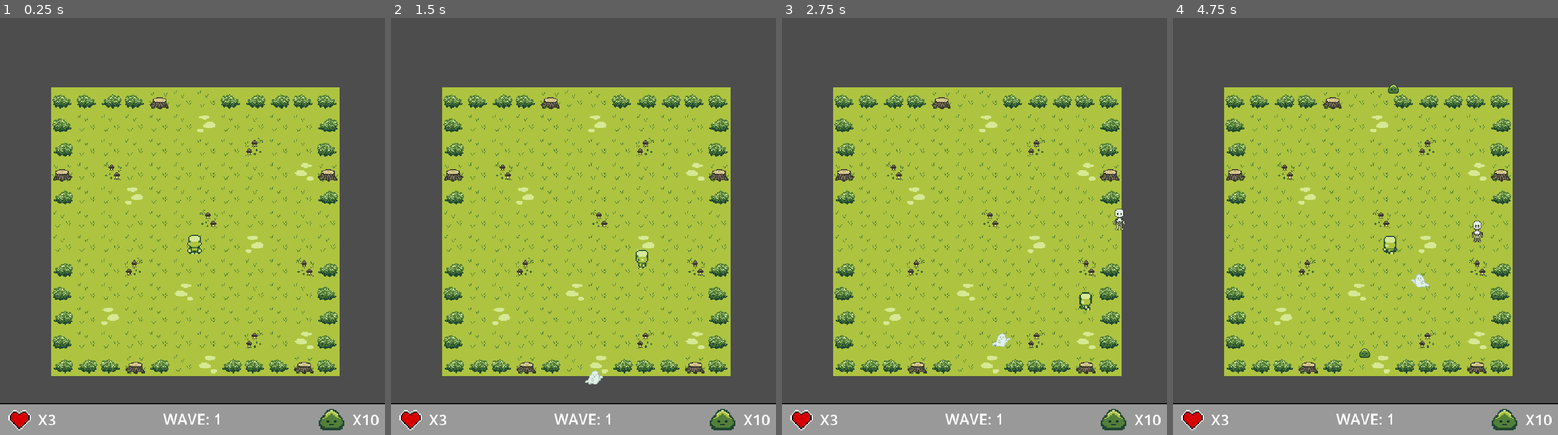
Above: before the commit, frames 1-4 (left to right).
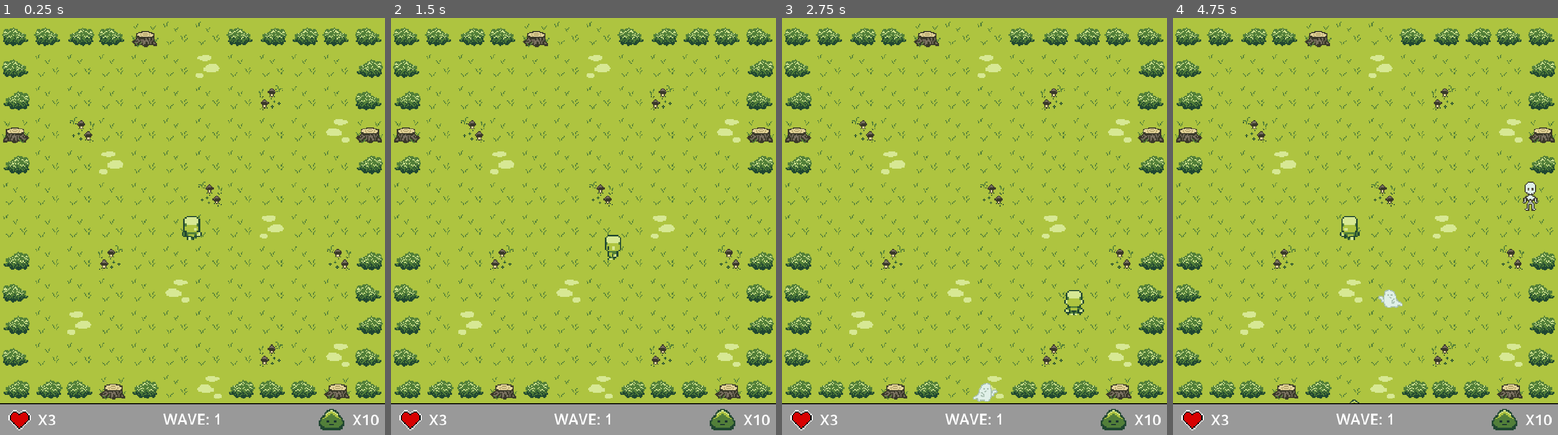
Above: after the commit, the same moments.

Repository: ZitronCrazy/circles-of-bullets
Game: Godot game, scene res://scenes/main.tscn
The game is run twice, just before and just after one commit, with the same random seed, the same clock (stepped at 60 frames per second) and the same inputs.
Inputs (mouse positions are in pixels of both pictures, inside the frame that each line leads up to):
- Up to frame 1 (0.25 s): no input
- Up to frame 2 (1.5 s): tap Enter at 0.5 s; move the mouse to (668, 205) at 0.52 s; hold D (right) 0.53-1.28 s; click (668, 205) at 0.67 s; move the mouse to (506, 247) at 1.27 s; hold S (down) from 1.28 s (still down)
- Up to frame 3 (2.75 s): move the mouse to (1013, 134) at 2.02 s; release S (down) at 2.03 s; hold D (right) from 2.03 s (still down)
- Up to frame 4 (4.75 s): move the mouse to (1346, 309) at 2.77 s; release D (right) at 2.78 s; hold W (up) 2.78-3.53 s; click (1346, 309) at 2.92 s; move the mouse to (1481, 289) at 3.52 s; hold A (left) from 3.53 s (still down); move the mouse to (1250, 163) at 4.27 s

The runs differ from the first frame. In frame 1, 49% of the frame differs, in the area x 0-100%, y 0-93%; in frame 2, 49%; in frame 3, 49%; in frame 4, 49%.

Commit message:
Game Over Scene

Diff:
--- /dev/null
+++ b/scenes/game_over/game_over.tscn
@@ -0,0 +1,94 @@
+[gd_scene format=3 uid="uid://devvf2k6ishho"]
+
+[sub_resource type="StyleBoxFlat" id="StyleBoxFlat_sg4lu"]
+bg_color = Color(0.09411765, 0.1882353, 0.1882353, 1)
+border_width_left = 2
+border_width_top = 2
+border_width_right = 2
+border_width_bottom = 2
+border_color = Color(0.95686275, 0.76862746, 0.1882353, 1)
+corner_radius_top_left = 5
+corner_radius_top_right = 5
+corner_radius_bottom_right = 5
+corner_radius_bottom_left = 5
+
+[sub_resource type="StyleBoxFlat" id="StyleBoxFlat_4djk1"]
+bg_color = Color(0.32156864, 0.49803922, 0.22352941, 1)
+
+[sub_resource type="StyleBoxFlat" id="StyleBoxFlat_gdtv0"]
+bg_color = Color(0.1254902, 0.27450982, 0.19215687, 1)
+
+[sub_resource type="StyleBoxFlat" id="StyleBoxFlat_gxsua"]
+bg_color = Color(0.68235296, 0.76862746, 0.2509804, 1)
+
+[node name="Game Over" type="CanvasLayer" unique_id=420417616]
+
+[node name="Panel" type="Panel" parent="." unique_id=321751918]
+anchors_preset = 8
+anchor_left = 0.5
+anchor_top = 0.5
+anchor_right = 0.5
+anchor_bottom = 0.5
+offset_left = -256.0
+offset_top = -100.0
+offset_right = 256.0
+offset_bottom = 100.0
+grow_horizontal = 2
+grow_vertical = 2
+theme_override_styles/panel = SubResource("StyleBoxFlat_sg4lu")
+
+[node name="GameOverLabel" type="Label" parent="." unique_id=1939304838]
+anchors_preset = 8
+anchor_left = 0.5
+anchor_top = 0.5
+anchor_right = 0.5
+anchor_bottom = 0.5
+offset_left = -86.0
+offset_top = -91.0
+offset_right = 86.0
+offset_bottom = -49.0
+grow_horizontal = 2
+grow_vertical = 2
+theme_override_colors/font_color = Color(0.95686275, 0.76862746, 0.1882353, 1)
+theme_override_font_sizes/font_size = 30
+text = "GAME OVER"
+horizontal_alignment = 1
+vertical_alignment = 1
+
+[node name="WavesSurvivedLabel" type="Label" parent="." unique_id=880549072]
+anchors_preset = 8
+anchor_left = 0.5
+anchor_top = 0.5
+anchor_right = 0.5
+anchor_bottom = 0.5
+offset_left = -76.0
+offset_top = -11.5
+offset_right = 76.0
+offset_bottom = 11.5
+grow_horizontal = 2
+grow_vertical = 2
+theme_override_colors/font_color = Color(0.95686275, 0.76862746, 0.1882353, 1)
+theme_override_font_sizes/font_size = 20
+text = "WAVES SURVIVED: 0"
+horizontal_alignment = 1
+vertical_alignment = 1
+
+[node name="Button" type="Button" parent="." unique_id=90144880]
+anchors_preset = 8
+anchor_left = 0.5
+anchor_top = 0.5
+anchor_right = 0.5
+anchor_bottom = 0.5
+offset_left = -75.0
+offset_top = 51.0
+offset_right = 75.0
+offset_bottom = 86.0
+grow_horizontal = 2
+grow_vertical = 2
+theme_override_colors/font_color = Color(0.95686275, 0.76862746, 0.1882353, 1)
+theme_override_colors/font_pressed_color = Color(0.52156866, 0.41568628, 0, 1)
+theme_override_colors/font_hover_color = Color(0.9882353, 0.92941177, 0.75686276, 1)
+theme_override_styles/normal = SubResource("StyleBoxFlat_4djk1")
+theme_override_styles/pressed = SubResource("StyleBoxFlat_gdtv0")
+theme_override_styles/hover = SubResource("StyleBoxFlat_gxsua")
+text = "RETRY?"
--- a/scenes/main.gd
+++ b/scenes/main.gd
@@ -1,7 +1,11 @@
 extends Node
-## enemy hitting player
+## Game Manager Logic
+##
 ## Tutorial(Top Down Survival Shooter In Godot | Part 4 - Enemy AI): https://youtu.be/7Jc5fKNTb_A
 ## Accessed on: 22.09.2026
+##
+## Tutorial(Top Down Survival Shooter In Godot | Part 8 - Game Over): https://youtu.be/_-e7t5Fby_0
+## Accessed on: 23.09.2026
 
 var wave : int
 var max_enemies : int
@@ -9,12 +13,23 @@
 
 # Called when the node enters the scene tree for the first time.
 func _ready() -> void:
+	new_game()
+	$"Game Over/Button".pressed.connect(new_game)
+
+func new_game():
 	wave = 1
 	lives = 3
 	max_enemies = 10
+	$Player.reset_control()
+	get_tree().call_group("enemies", "queue_free")
+	get_tree().call_group("bullets", "queue_free")
+	#get_tree().call_group("items", "queue_free") Wenn Items drin sind, diesen Code entfreien und Kommentar löschen.
 	$hud/liveslabel.text = "X" + str(lives)
 	$hud/wavelabel.text = "WAVE: " + str(wave)
 	$hud/enemieslabel.text = "X" + str(max_enemies)
+	$"Game Over".hide()
+	get_tree().paused = true
+	$RestartTimer.start()
 
 # Called every frame. 'delta' is the elapsed time since the previous frame.
 func _process(_delta):
@@ -23,6 +38,14 @@
 
 func _on_enemy_spawner_hit_p() -> void:
 	print("hit player")
-	if lives > 0: lives -= 1
+	lives -= 1
 
 	$hud/liveslabel.text = "X" + str(lives)
+	if lives <= 0:
+		get_tree().paused = true
+		$"Game Over/WavesSurvivedLabel".text = "WAVES SURVIVED: " + str(wave -1)
+		$"Game Over".show()
+
+
+func _on_restart_timer_timeout():
+	get_tree().paused = false
--- a/scenes/main.tscn
+++ b/scenes/main.tscn
@@ -7,6 +7,7 @@
 [ext_resource type="PackedScene" uid="uid://d0ybvqnneueqa" path="res://scenes/world.tscn" id="4_jyhfs"]
 [ext_resource type="PackedScene" uid="uid://c0ro0vjq3d4hv" path="res://scenes/bullets/bullet.tscn" id="4_tbgi4"]
 [ext_resource type="PackedScene" uid="uid://j6ihvpg2gmyw" path="res://scenes/hud.tscn" id="5_tbgi4"]
+[ext_resource type="PackedScene" uid="uid://devvf2k6ishho" path="res://scenes/game_over/game_over.tscn" id="6_tipki"]
 
 [node name="Main" type="Node" unique_id=1726041106]
 script = ExtResource("1_sugp2")
@@ -21,12 +22,15 @@
 
 [node name="EnemySpawner" parent="." unique_id=76893813 instance=ExtResource("2_0wfyh")]
 
-[node name="Camera2D" type="Camera2D" parent="." unique_id=1106372268]
-visible = false
-position = Vector2(377, 370)
-zoom = Vector2(0.75, 0.75)
+[node name="RestartTimer" type="Timer" parent="." unique_id=399422790]
+process_mode = 2
+one_shot = true
 
 [node name="hud" parent="." unique_id=1838105925 instance=ExtResource("5_tbgi4")]
 
+[node name="Game Over" parent="." unique_id=420417616 instance=ExtResource("6_tipki")]
+process_mode = 2
+
 [connection signal="shoot" from="Player" to="BulletManager" method="_on_player_shoot"]
 [connection signal="hit_p" from="EnemySpawner" to="." method="_on_enemy_spawner_hit_p"]
+[connection signal="timeout" from="RestartTimer" to="." method="_on_restart_timer_timeout"]
--- a/scenes/player.gd
+++ b/scenes/player.gd
@@ -9,6 +9,10 @@
 ##
 ## Tutorial(Top Down Survival Shooter In Godot | Part 5 - Shooting): https://youtu.be/xalHXyDtfpc
 ## Accessed on: 23.09.2026
+##
+## Tutorial(Top Down Survival Shooter In Godot | Part 8 - Game Over): https://youtu.be/_-e7t5Fby_0
+## Accessed on: 23.09.2026
+
 
 signal shoot
 
@@ -18,6 +22,9 @@
 
 func _ready():
 	screen_size = get_viewport_rect().size
+	reset_control()
+
+func reset_control():
 	position = screen_size / 2
 	speed = 200
 	can_shoot = true
